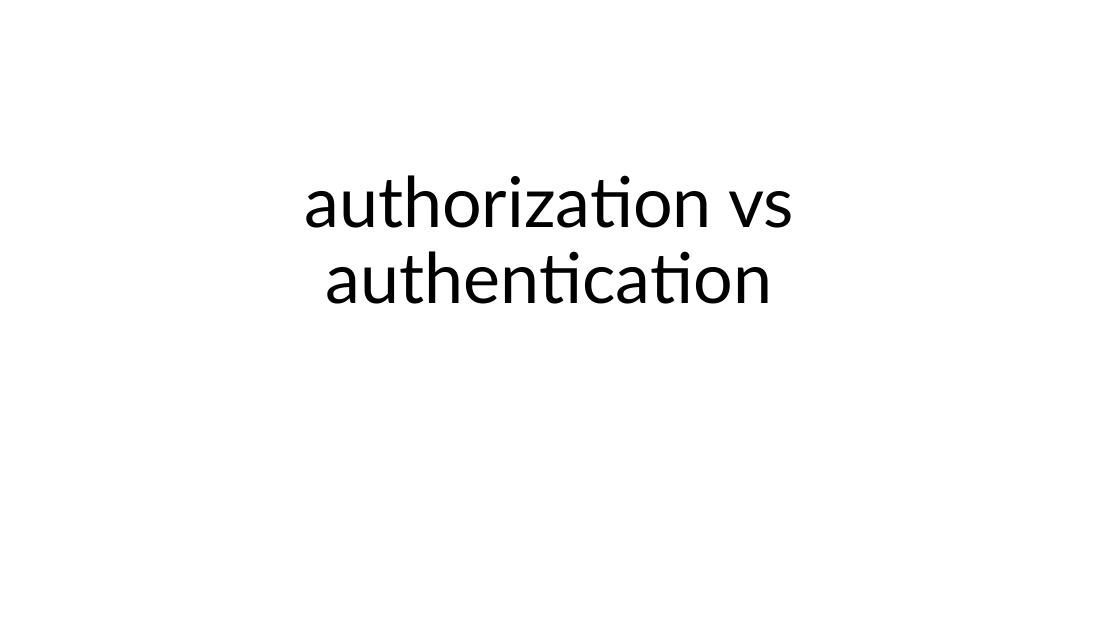
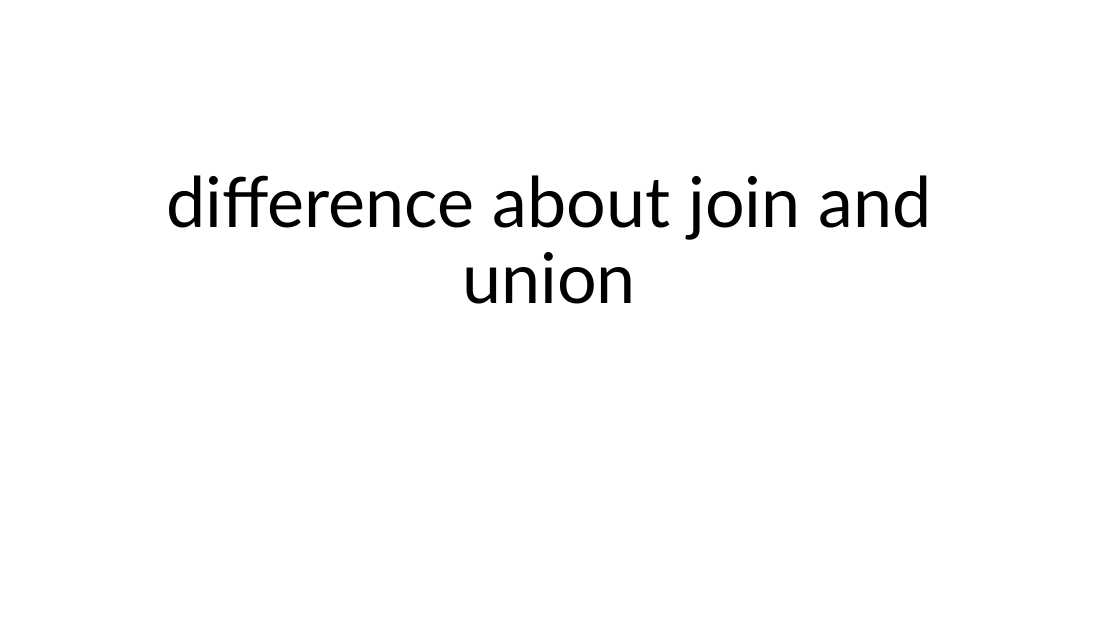
Before and after one commit to Ibarhim3zazy/EraaSoft-Assignments-Ibrahim3zazy, a slide deck: slide 1 of files/Session_8_Ibrahim3zazy/Tasks/Searches/difference about join and union.pptx. Drawn at 1120x630 pixels with LibreOffice and Linux fonts; fonts in the diff are those of the drawing. Boxes give left, top, right and bottom in pixels: in the first picture for what was removed or moved away, otherwise in the second. Text is boxed around its words. In the diff, an @@ line names an element or a change of style, - is before the commit and + after.

```diff
--- a/files/Session_8_Ibrahim3zazy/Tasks/Searches/difference about join and union.pptx
+++ b/files/Session_8_Ibrahim3zazy/Tasks/Searches/difference about join and union.pptx
@@ title at (167,175,932,304): text changed @@
-authorization vs authentication
+difference about join and union
```
Also in this commit, not shown: 1 other slide changed, 11 other files.
